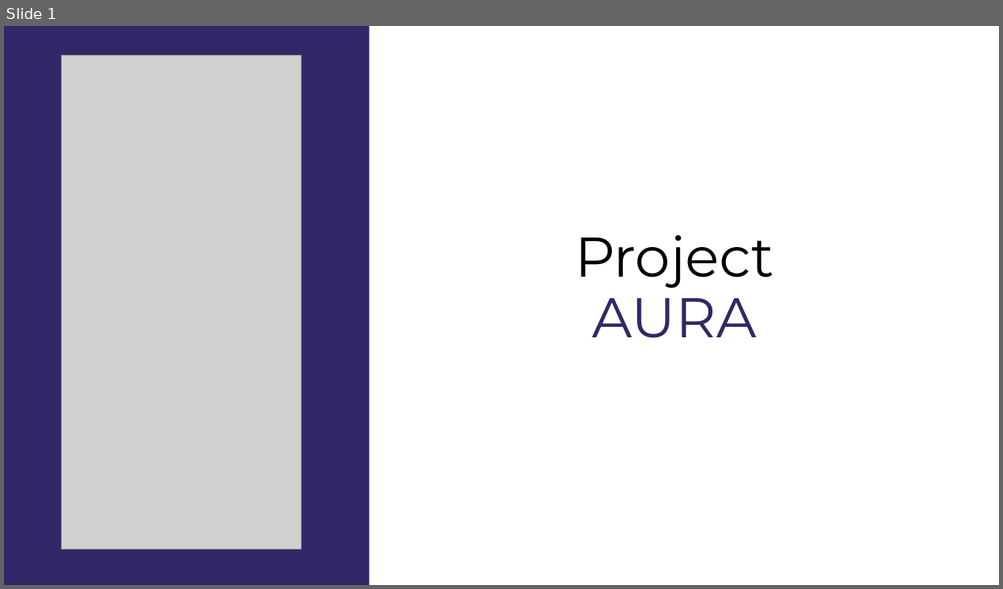
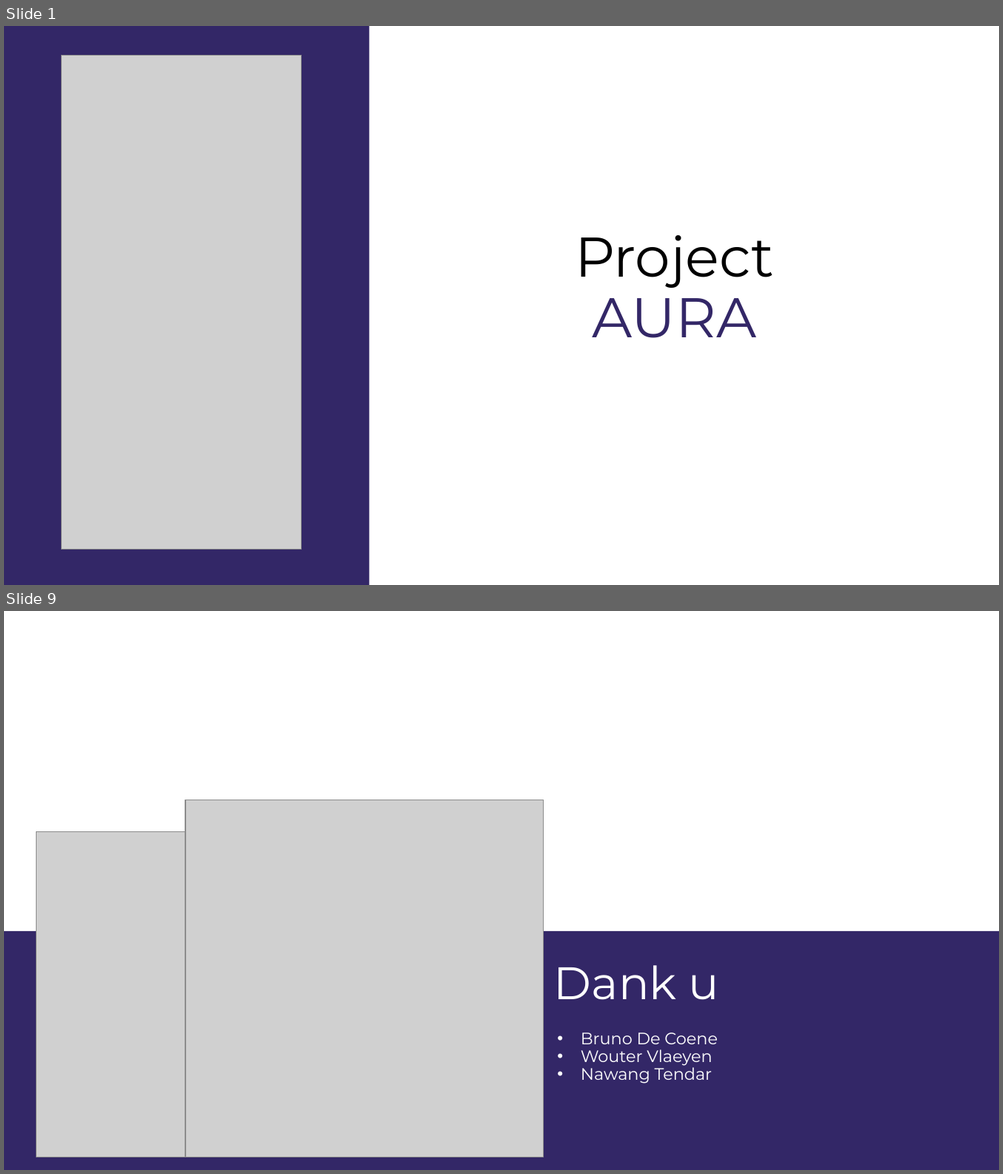
Before and after one commit to gdmgent-1819-mobdev2/positive-design-project-aura, a slide deck: research/AURA.pptx. Shown one above the other, each under a label of ours: slide 1 before the commit, slides 1 and 9 after it; the slides between them are not shown. The pictures are 1003x589 and 1003x1174 pixels, drawn with LibreOffice and Linux fonts; fonts in the diff are those of the drawing; grey boxes stand for pictures. Boxes give left, top, right and bottom in pixels: in the first picture for what was removed or moved away, otherwise in the second. Text is boxed around its words. In the diff, an @@ line names an element or a change of style, - is before the commit and + after.

```diff
--- a/research/AURA.pptx
+++ b/research/AURA.pptx
@@ slide 9 added at (4,611,999,1170), background #FFFFFF @@
@@ picture added at (185,800,543,1158) @@
@@ picture added at (36,832,202,1157) @@
@@ rectangle added at (4,931,999,1170), fill #332767 @@
@@ title added at (554,965,719,1000), 44 pt, text #FFFFFF @@
+Dank u
@@ text added at (580,1033,717,1084), 16 pt, text #FFFFFF @@
+• Bruno De Coene
+• Wouter Vlaeyen
+• Nawang Tendar
```
Also in this commit, not shown: 2 slides changed, 5 other slides added, 2 slides removed, 5 other files.
